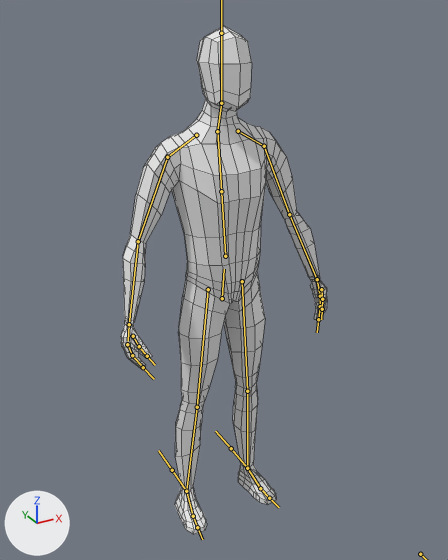
The FBX model Assets/Models/Character/Character.fbx: old version first, new version second.
The view is the same before and after, from a 50 mm camera at (-1.032, -1.885, 2.008) aimed at (0.023, 0.034, 1.048). Every picture has the same lights, and +X, +Y and +Z are marked at lower left. The bones that bend it are drawn over the model as lines. Mesh edges are drawn as thin lines.
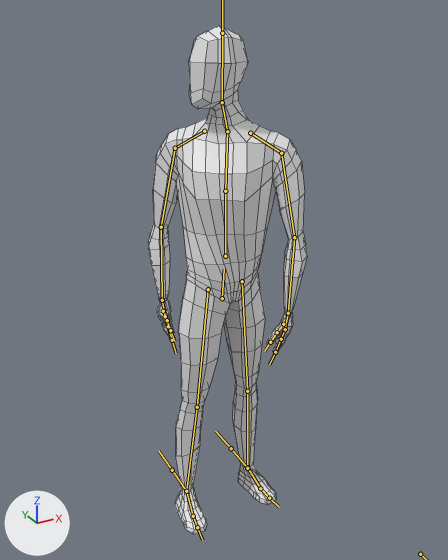
The newer file adds an action. The first version stands in its rest pose; the second is drawn at frame 1 of the action 'Armature|Look.R'.

Diff of the bpy script that builds the scene:
```diff
--- a/Assets/Models/Character/Character.fbx.py
+++ b/Assets/Models/Character/Character.fbx.py
@@ bone_spine @@
 bone_spine = bpy.data.objects['Armature'].pose.bones['Spine']  # child of 'Hips'
-bone_spine.rotation_quaternion = (1.0, 0.0, 0.0, 0.0)  # degrees (0, 0, 0)
+bone_spine.rotation_quaternion = (0.968, 0.003, -0.249, -0.028)  # degrees (1, -29, -4)
@@ bone_chest @@
 bone_chest = bpy.data.objects['Armature'].pose.bones['Chest']  # child of 'Spine'
-bone_chest.rotation_quaternion = (1.0, 0.0, 0.0, 0.0)  # degrees (0, 0, 0)
+bone_chest.rotation_quaternion = (0.994, -0.007, -0.11, -0.015)  # degrees (-1, -13, -2)
@@ bone_neck @@
 bone_neck = bpy.data.objects['Armature'].pose.bones['Neck']  # child of 'Chest'
-bone_neck.rotation_quaternion = (1.0, 0.0, 0.0, 0.0)  # degrees (0, 0, 0)
+bone_neck.rotation_quaternion = (0.971, 0.003, -0.231, 0.063)  # degrees (-2, -27, 8)
@@ bone_head @@
 bone_head = bpy.data.objects['Armature'].pose.bones['Head']  # child of 'Neck'
-bone_head.rotation_quaternion = (1.0, 0.0, 0.0, 0.0)  # degrees (0, 0, 0)
+bone_head.rotation_quaternion = (0.98, 0.0, -0.199, -0.001)  # degrees (0, -23, 0)
@@ bone_upper_arm_l @@
 bone_upper_arm_l = bpy.data.objects['Armature'].pose.bones['Upper Arm.L']  # child of 'Shoulder.L'
-bone_upper_arm_l.rotation_quaternion = (1.0, 0.0, 0.0, 0.0)  # degrees (0, 0, 0)
+bone_upper_arm_l.rotation_quaternion = (0.994, 0.019, 0.026, -0.106)  # degrees (2, 3, -12)
@@ bone_lower_arm_l @@
 bone_lower_arm_l = bpy.data.objects['Armature'].pose.bones['Lower Arm.L']  # child of 'Upper Arm.L'
-bone_lower_arm_l.rotation_quaternion = (1.0, 0.0, 0.0, 0.0)  # degrees (0, 0, 0)
+bone_lower_arm_l.rotation_quaternion = (0.994, -0.095, -0.009, -0.057)  # degrees (-11, -2, -6)
@@ bone_finger01_l @@
 bone_finger01_l = bpy.data.objects['Armature'].pose.bones['Finger01.L']  # child of 'Hand.L'
-bone_finger01_l.rotation_quaternion = (1.0, 0.0, 0.0, 0.0)  # degrees (0, 0, 0)
+bone_finger01_l.rotation_quaternion = (0.991, -0.037, 0.031, 0.123)  # degrees (-4, 4, 14)
@@ bone_finger02_l @@
 bone_finger02_l = bpy.data.objects['Armature'].pose.bones['Finger02.L']  # child of 'Finger01.L'
-bone_finger02_l.rotation_quaternion = (1.0, 0.0, 0.0, 0.0)  # degrees (0, 0, 0)
+bone_finger02_l.rotation_quaternion = (0.989, -0.033, 0.05, 0.134)  # degrees (-3, 6, 15)
@@ bone_upper_arm_r @@
 bone_upper_arm_r = bpy.data.objects['Armature'].pose.bones['Upper Arm.R']  # child of 'Shoulder.R'
-bone_upper_arm_r.rotation_quaternion = (1.0, 0.0, 0.0, 0.0)  # degrees (0, 0, 0)
+bone_upper_arm_r.rotation_quaternion = (0.994, 0.019, -0.026, 0.106)  # degrees (2, -3, 12)
@@ bone_lower_arm_r @@
 bone_lower_arm_r = bpy.data.objects['Armature'].pose.bones['Lower Arm.R']  # child of 'Upper Arm.R'
-bone_lower_arm_r.rotation_quaternion = (1.0, 0.0, 0.0, 0.0)  # degrees (0, 0, 0)
+bone_lower_arm_r.rotation_quaternion = (0.994, -0.095, 0.009, 0.057)  # degrees (-11, 2, 6)
@@ bone_finger01_r @@
 bone_finger01_r = bpy.data.objects['Armature'].pose.bones['Finger01.R']  # child of 'Hand.R'
-bone_finger01_r.rotation_quaternion = (1.0, 0.0, 0.0, 0.0)  # degrees (0, 0, 0)
+bone_finger01_r.rotation_quaternion = (0.991, -0.037, -0.031, -0.123)  # degrees (-4, -4, -14)
@@ bone_finger02_r @@
 bone_finger02_r = bpy.data.objects['Armature'].pose.bones['Finger02.R']  # child of 'Finger01.R'
-bone_finger02_r.rotation_quaternion = (1.0, 0.0, 0.0, 0.0)  # degrees (0, 0, 0)
+bone_finger02_r.rotation_quaternion = (0.989, -0.033, -0.05, -0.134)  # degrees (-3, -6, -15)
```

Boxes (x1, y1, x2, y2) around the edits, measured in the pictures (448 x 560 px):
'Cube', posed (23% narrower): before (121, 26, 327, 534); after (148, 26, 307, 534)
bone 'Spine', root to tip: before (225, 256) to (221, 191); after (225, 256) to (225, 191)
bone 'Chest', root to tip: before (221, 191) to (217, 129); after (225, 191) to (227, 129)
bone 'Neck', root to tip: before (217, 131) to (221, 103); after (227, 131) to (222, 102)
bone 'Head', root to tip: before (221, 103) to (221, 33); after (222, 102) to (222, 33)
bone 'Upper Arm.L', root to tip: before (264, 146) to (289, 214); after (281, 153) to (294, 237)
bone 'Lower Arm.L', root to tip: before (289, 214) to (317, 279); after (294, 237) to (288, 313)
bone 'Finger01.L', root to tip: before (320, 296) to (320, 306); after (285, 329) to (281, 339)
bone 'Finger02.L', root to tip: before (320, 306) to (318, 319); after (281, 339) to (275, 352)
bone 'Upper Arm.R', root to tip: before (167, 157) to (138, 241); after (175, 148) to (161, 227)
bone 'Lower Arm.R', root to tip: before (138, 241) to (129, 324); after (161, 227) to (162, 300)
bone 'Finger01.R', root to tip: before (127, 344) to (132, 355); after (165, 316) to (168, 326)
bone 'Finger02.R', root to tip: before (132, 355) to (143, 367); after (168, 326) to (172, 340)
